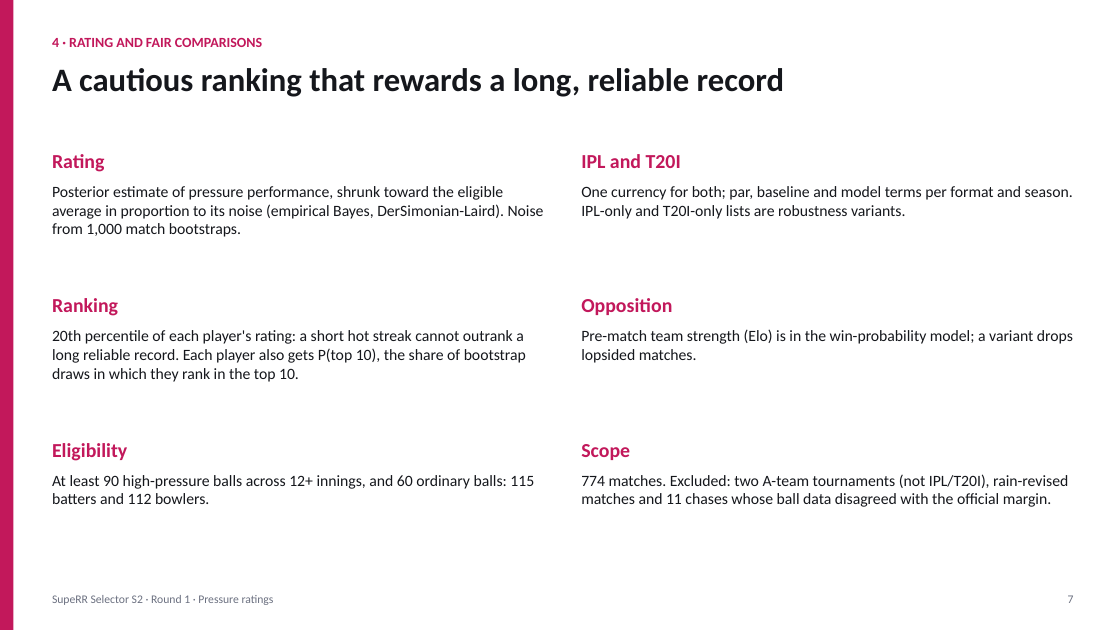
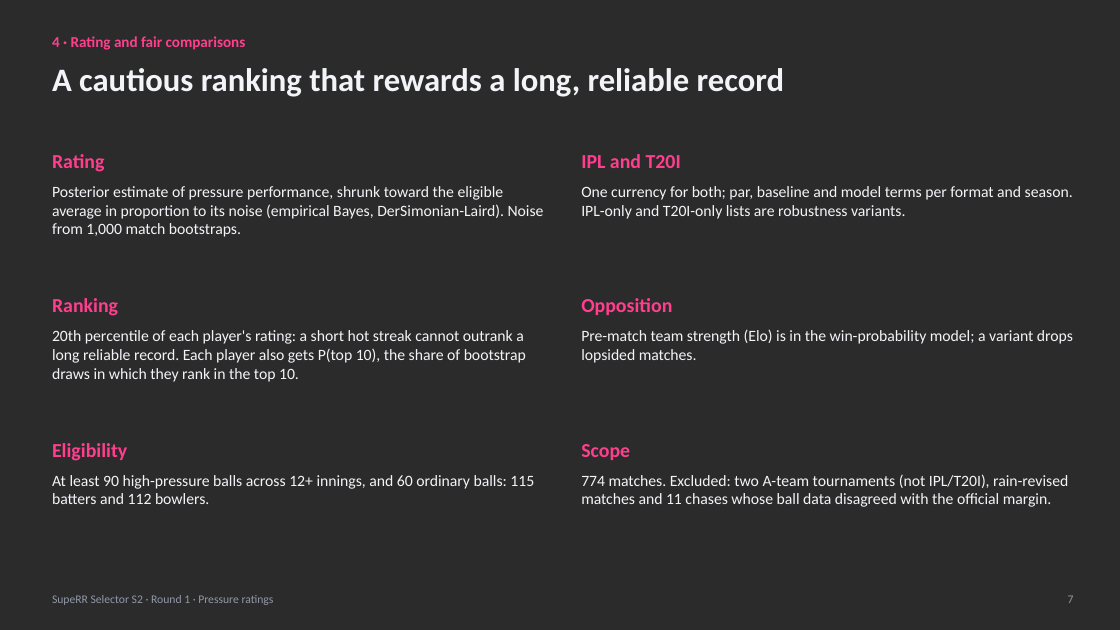
Before and after one commit to dhruvsharma06-web/Rajasthan-Royals, a slide deck: slide 7 of outputs/report/SupeRR_Selector_Pressure_Ratings.pptx. Drawn at 1120x630 pixels with LibreOffice and Linux fonts; fonts in the diff are those of the drawing; background and template pictures are left out; a plain dark background stands for a picture behind light text. Boxes give left, top, right and bottom in pixels: in the first picture for what was removed or moved away, otherwise in the second. Text is boxed around its words. In the diff, an @@ line names an element or a change of style, - is before the commit and + after.

```diff
--- a/outputs/report/SupeRR_Selector_Pressure_Ratings.pptx
+++ b/outputs/report/SupeRR_Selector_Pressure_Ratings.pptx
@@ background #FFFFFF to picture (left out) @@
@@ rectangle removed at box(0, 0, 13, 630) @@
@@ text "A cautious ranking that rewards ..." at box(52, 68, 784, 97): text colour #15171C to #F3F4F8 @@
@@ text at box(52, 36, 246, 50): text changed; size 12 to 13 pt; text colour #C2185B to #FF3F8E @@
-4 · RATING AND FAIR COMPARISONS
+4 · Rating and fair comparisons
@@ text "Rating" at box(52, 154, 544, 237): text colour #C2185B to #FF3F8E in "Rating"; text colour #15171C to #F3F4F8 @@
@@ text "IPL and T20I" at box(581, 154, 1073, 219): text colour #C2185B to #FF3F8E in "IPL and T20I"; text colour #15171C to #F3F4F8 @@
@@ text "Ranking" at box(52, 298, 526, 382): text colour #C2185B to #FF3F8E in "Ranking"; text colour #15171C to #F3F4F8 @@
@@ text "Opposition" at box(581, 298, 1073, 363): text colour #C2185B to #FF3F8E in "Opposition"; text colour #15171C to #F3F4F8 in "Pre-match team strength (Elo) is in the ..." @@
@@ text "Eligibility" at box(52, 443, 534, 504): text colour #C2185B to #FF3F8E in "Eligibility"; text colour #15171C to #F3F4F8 in "At least 90 high-pressure balls across 12+ ..." @@
@@ text "Scope" at box(581, 444, 1068, 507): text colour #C2185B to #FF3F8E in "Scope"; text colour #15171C to #F3F4F8 @@
@@ text "SupeRR Selector S2 · Round ..." at box(52, 595, 274, 605): text colour #6B7080 to #9298A8 @@
@@ text "7" at box(1068, 595, 1074, 603): text colour #6B7080 to #9298A8 @@
```
Also in this commit, not shown: 12 other slides changed, 15 other files.
